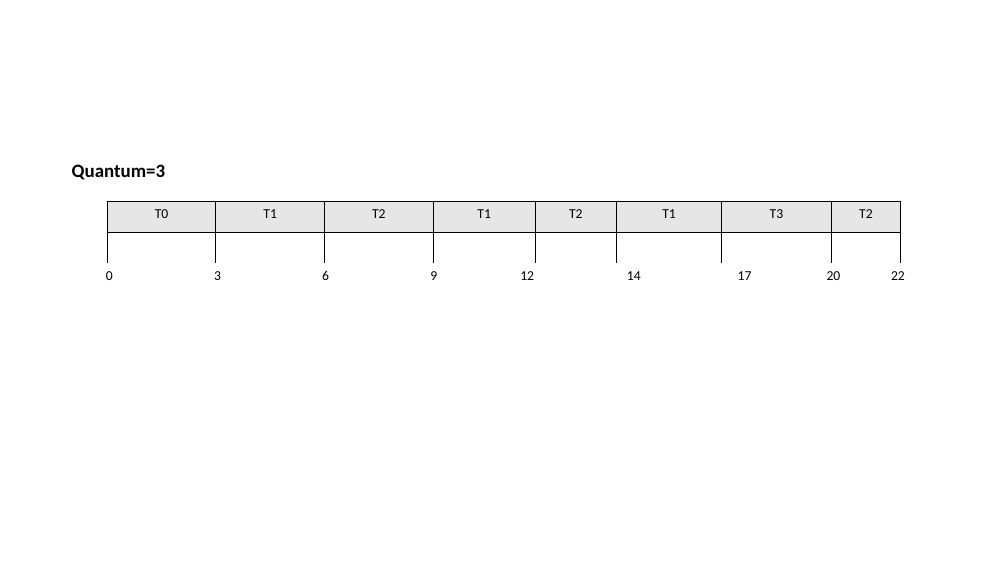
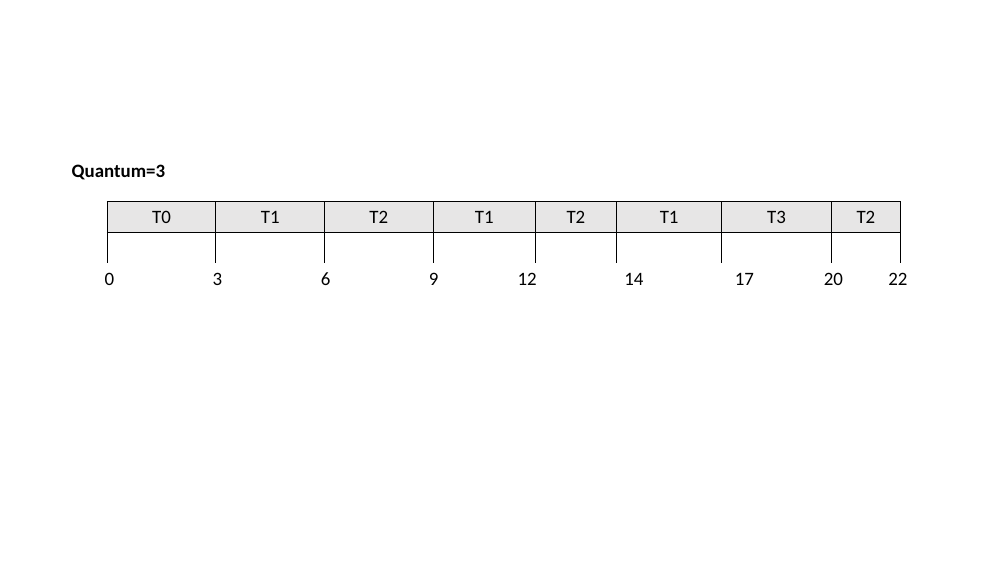
Before and after one commit to Suuuuuzy/run_JSCPG, a slide deck: slide 15 of graphs.pptx (slide 16 before the commit). Drawn at 1008x567 pixels with LibreOffice and Linux fonts; fonts in the diff are those of the drawing. Boxes give left, top, right and bottom in pixels: in the first picture for what was removed or moved away, otherwise in the second. Text is boxed around its words. In the diff, an @@ line names an element or a change of style, - is before the commit and + after.

```diff
--- a/graphs.pptx
+++ b/graphs.pptx
@@ table at bbox=[107, 202, 902, 263] @@
@@ size 13 to 18 pt @@
@@ table at bbox=[55, 264, 917, 305] @@
@@ size 13 to 18 pt @@
```
Also in this commit, not shown: 7 other slides changed, 1 slide removed, 4 other files.
